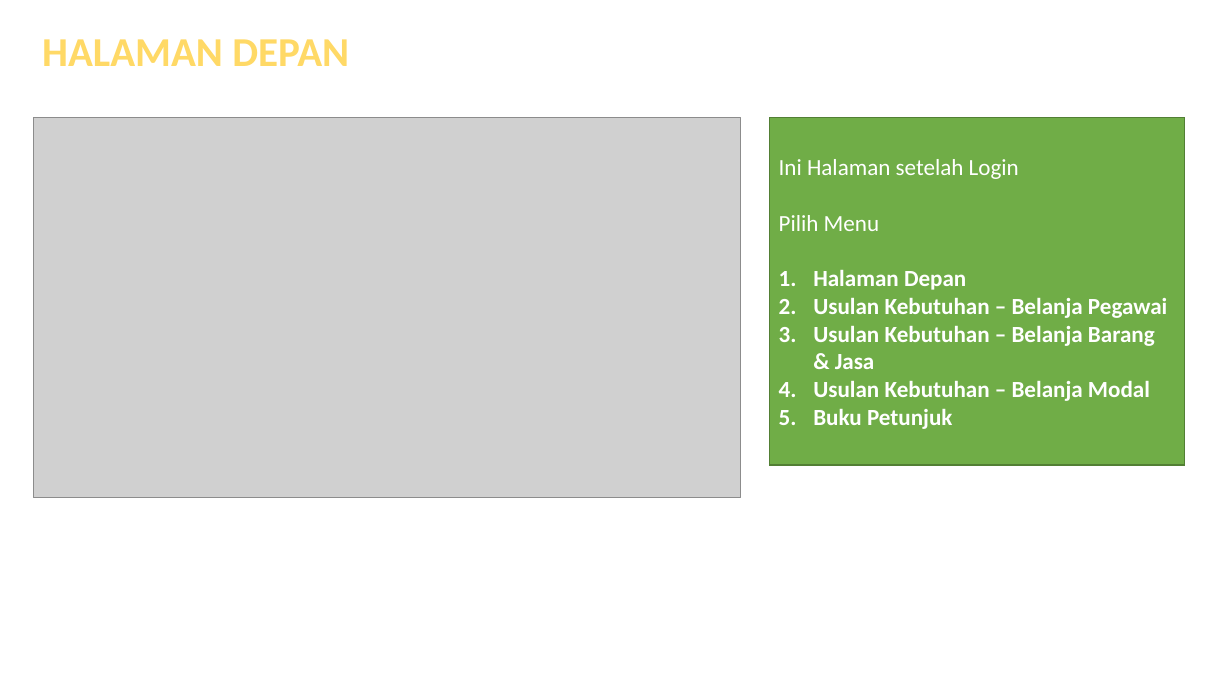
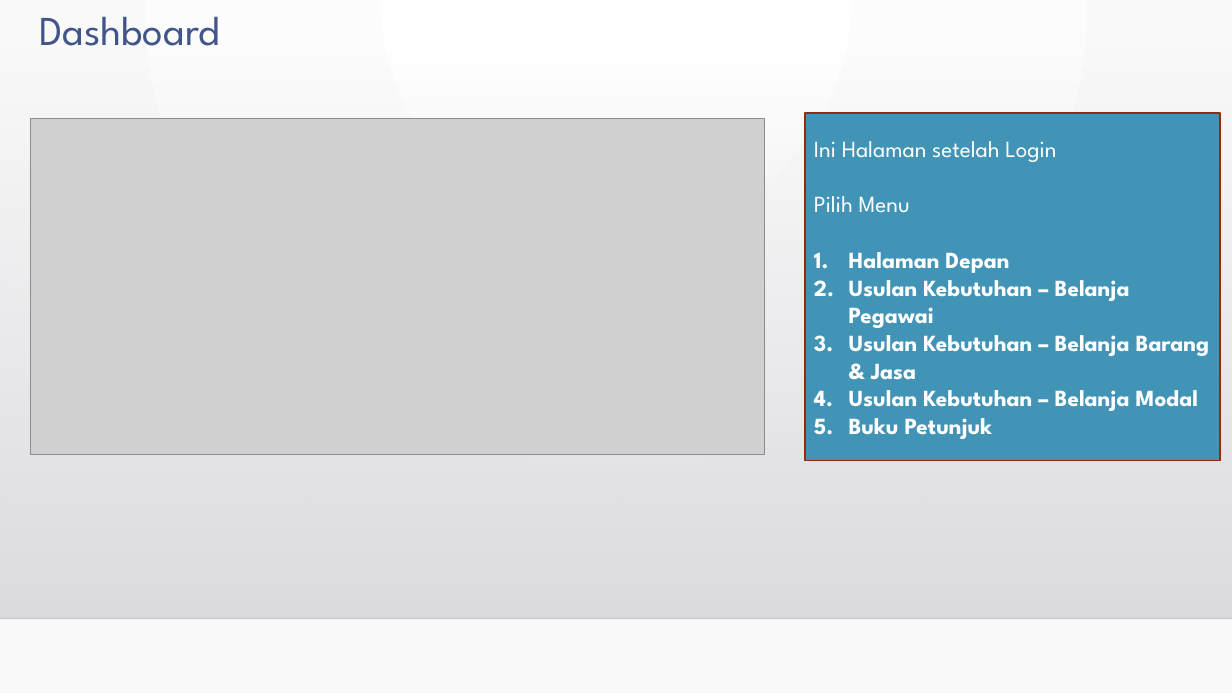
Before and after one commit to regipurnama/renbutbaru, a slide deck: slide 4 of assets/file/buku_petunjuk_rkbu.pptx. Drawn at 1232x693 pixels with LibreOffice and Linux fonts; fonts in the diff are those of the drawing; grey boxes stand for pictures; background and template pictures are left out. Boxes give left, top, right and bottom in pixels: in the first picture for what was removed or moved away, otherwise in the second. Text is boxed around its words. In the diff, an @@ line names an element or a change of style, - is before the commit and + after.

```diff
--- a/assets/file/buku_petunjuk_rkbu.pptx
+++ b/assets/file/buku_petunjuk_rkbu.pptx
@@ background #FFFFFF to gradient #FFFFFF to #FAFAFA @@
@@ text at (39,16,220,46): text changed; font Calibri to League Spartan; text colour gradient #FFC000 to #FFD966 to #FFF2CC to #415588; bold off @@
-HALAMAN DEPAN
+Dashboard
@@ rectangle added at (0,47,1232,618), fill gradient #DCDCE0 to #DEDEE2 @@
@@ picture: place and size @@
-picture at (33,117,741,498)
+picture at (30,119,765,456)
@@ rectangle "Ini Halaman setelah Login Pilih ...": place and size @@
-rectangle "Ini Halaman setelah Login Pilih ..." at (770,117,1185,465)
+rectangle "Ini Halaman setelah Login Pilih ..." at (805,113,1220,460)
@@ rectangle "Ini Halaman setelah Login Pilih ..." at (805,113,1220,460): font Calibri to League Spartan; fill #70AD47 to #4294B6; outline #538035 1 pt to #8B3007 1.25 pt @@
@@ line added from (0, 618) to (1232, 618), #000001 1 pt @@
```
Also in this commit, not shown: 8 other slides changed, 2 slides added, 1 slide removed, 2 other files.
